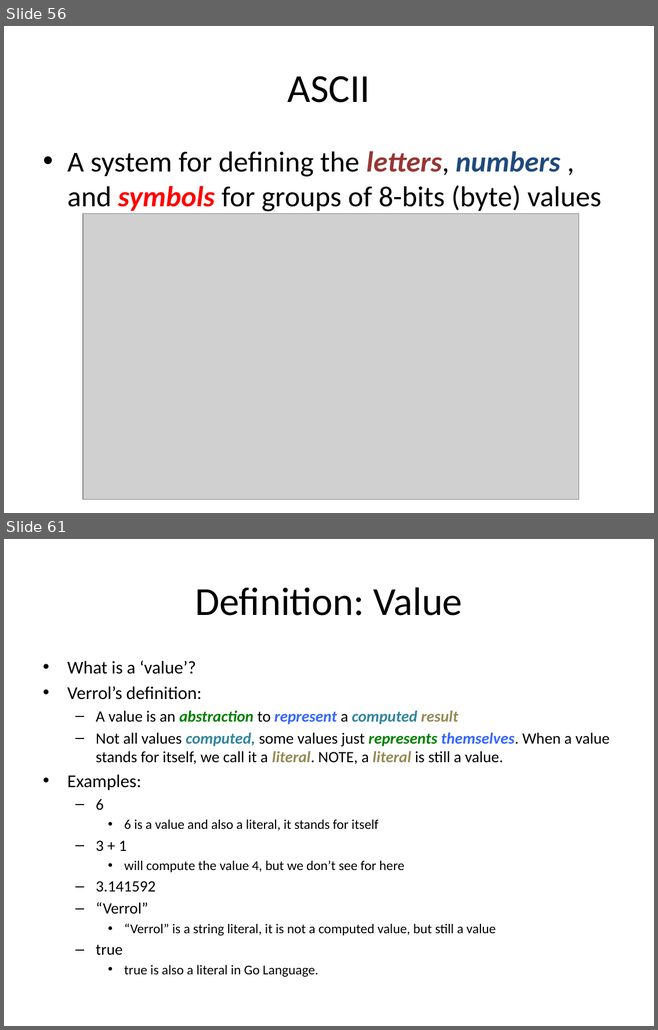
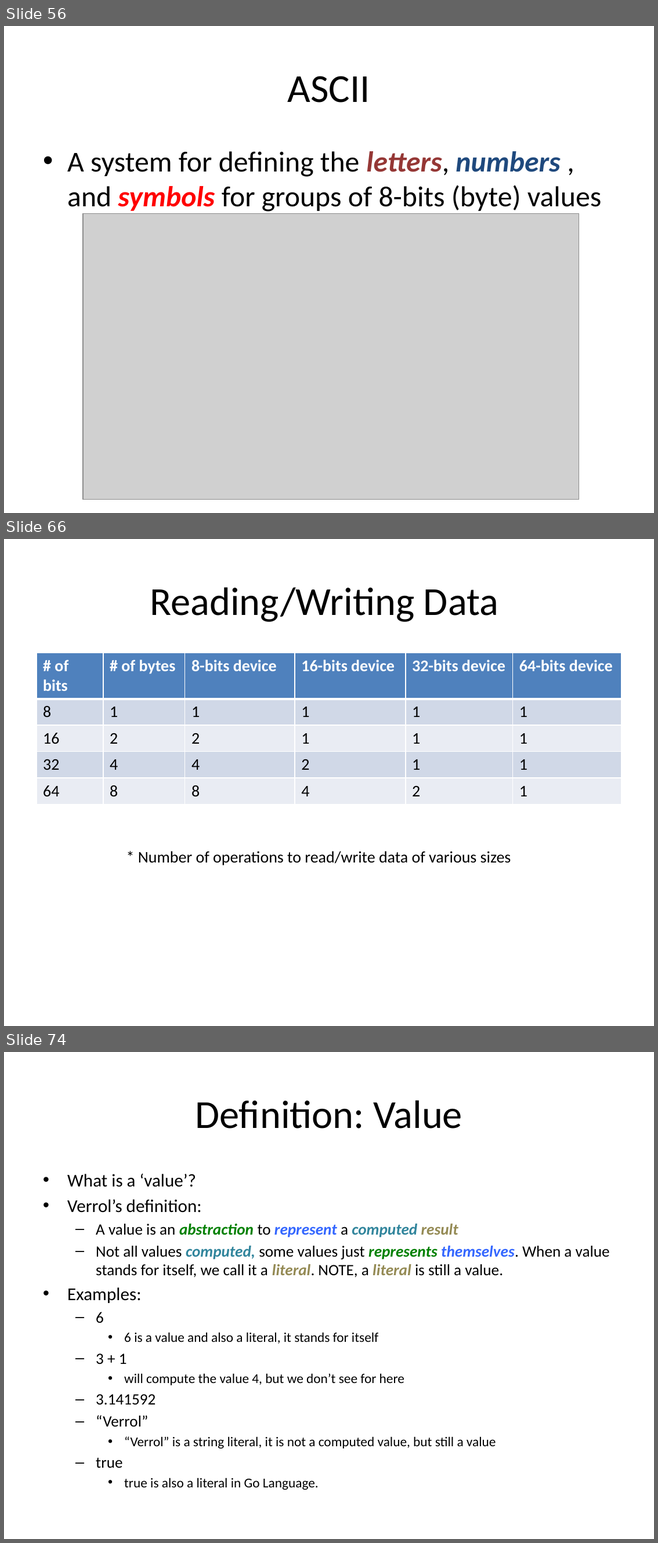
Before and after one commit to xiliax/go-lang-programming, a slide deck: doc/Go-Lang-Programming.pptx. Shown one above the other, each under a label of ours: slides 56 and 61 before the commit, slides 56, 66 and 74 after it; the slides between them are not shown. The pictures are 658x1030 and 658x1543 pixels, drawn with LibreOffice and Linux fonts; fonts in the diff are those of the drawing; grey boxes stand for pictures. Boxes give left, top, right and bottom in pixels: in the first picture for what was removed or moved away, otherwise in the second. Text is boxed around its words. In the diff, an @@ line names an element or a change of style, - is before the commit and + after.

Commit message:
c02s04 - Data and Data Types - Updated docs, slides, and code sample.

```diff
--- a/doc/Go-Lang-Programming.pptx
+++ b/doc/Go-Lang-Programming.pptx
@@ slide 66 added at (x1=4, y1=539, x2=654, y2=1026), background #FFFFFF @@
@@ title added at (x1=150, y1=587, x2=498, y2=622), 44 pt, text #000000 @@
+Reading/Writing Data
@@ table added at (x1=36, y1=653, x2=621, y2=799), 5 rows, 6 columns @@
+# of bits | # of bytes | 8-bits device | 16-bits device | 32-bits device | 64-bits device
+8 | 1 | 1 | 1 | 1 | 1
+16 | 2 | 2 | 1 | 1 | 1
+32 | 4 | 4 | 2 | 1 | 1
+64 | 8 | 8 | 4 | 2 | 1
@@ text added at (x1=138, y1=851, x2=511, y2=866), 18 pt, text #000000 @@
+* Number of operations to read/write data of various sizes
@@ what was slide 61 is now slide 74 @@
```
Also in this commit, not shown: 6 slides changed, 13 other slides added, 20 other files.
